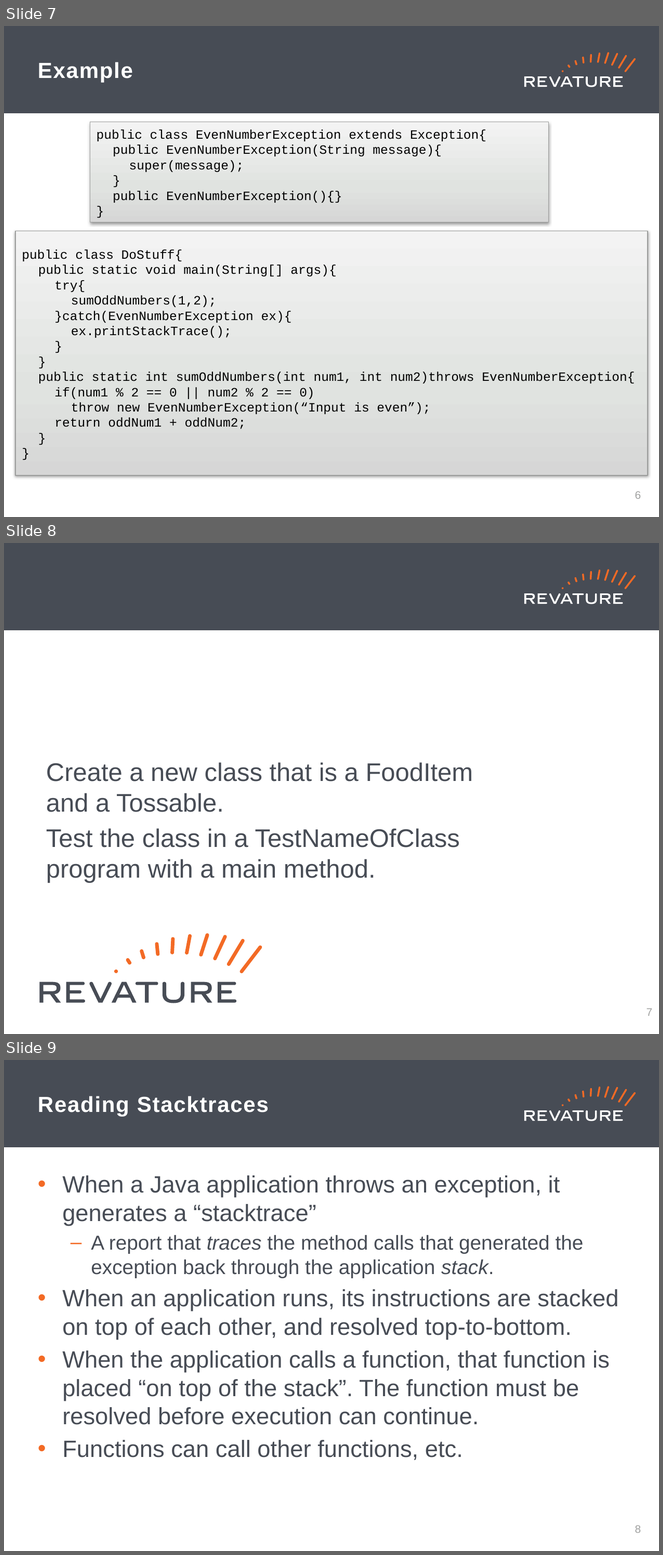
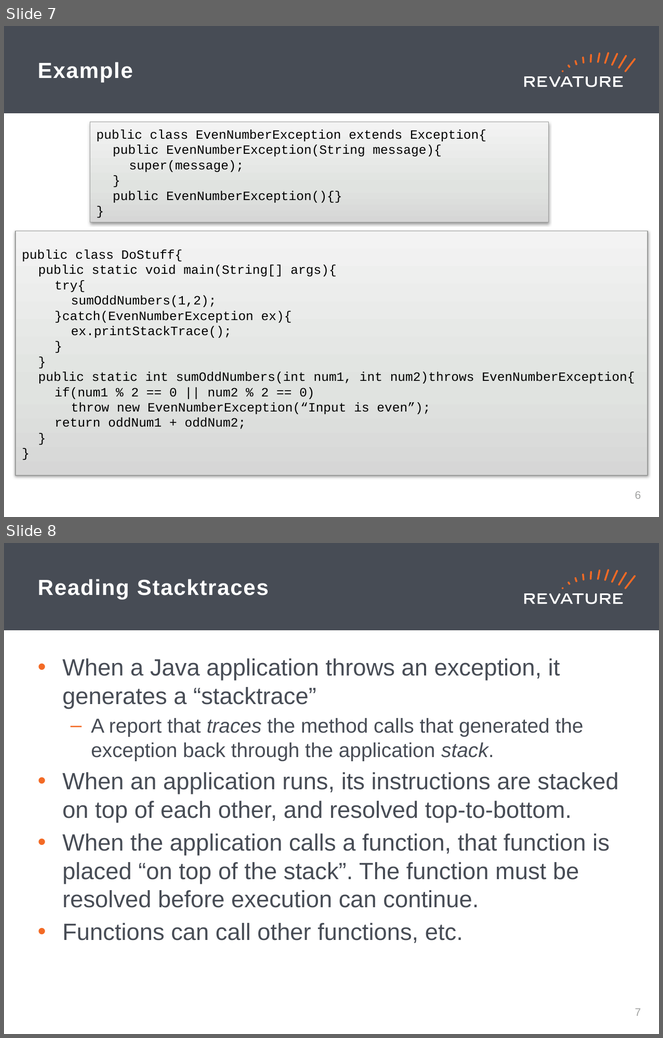
Before and after one commit to jhigherevature/8302021_RAP, a slide deck: powerpoints/Day_15.pptx. Shown one above the other, each under a label of ours: slides 7, 8 and 9 before the commit, slides 7 and 8 after it. The pictures are 663x1555 and 663x1038 pixels, drawn with LibreOffice and Linux fonts; fonts in the diff are those of the drawing; background and template pictures are left out. Boxes give left, top, right and bottom in pixels: in the first picture for what was removed or moved away, otherwise in the second. Text is boxed around its words. In the diff, an @@ line names an element or a change of style, - is before the commit and + after.

```diff
--- a/powerpoints/Day_15.pptx
+++ b/powerpoints/Day_15.pptx
@@ slide 8 removed at (x1=4, y1=543, x2=659, y2=1034), background #FFFFFF; not listed: 19 template elements that a slide beside it also shows @@
@@ title removed at (x1=39, y1=566, x2=527, y2=748) @@
-Exercise
@@ subtitle removed at (x1=46, y1=762, x2=474, y2=883) @@
-Create a new class that is a FoodItem and a Tossable.
-Test the class in a TestNameOfClass program with a main method.
@@ group removed at (x1=39, y1=934, x2=262, y2=1003): 18 freeform shapes @@
@@ page number removed at (x1=647, y1=1008, x2=653, y2=1016) @@
-7
@@ what was slide 9 is now slide 8 @@
@@ page number at (x1=635, y1=1008, x2=642, y2=1016): text changed @@
-8
+7
```
Also in this commit, not shown: 4 other files.
